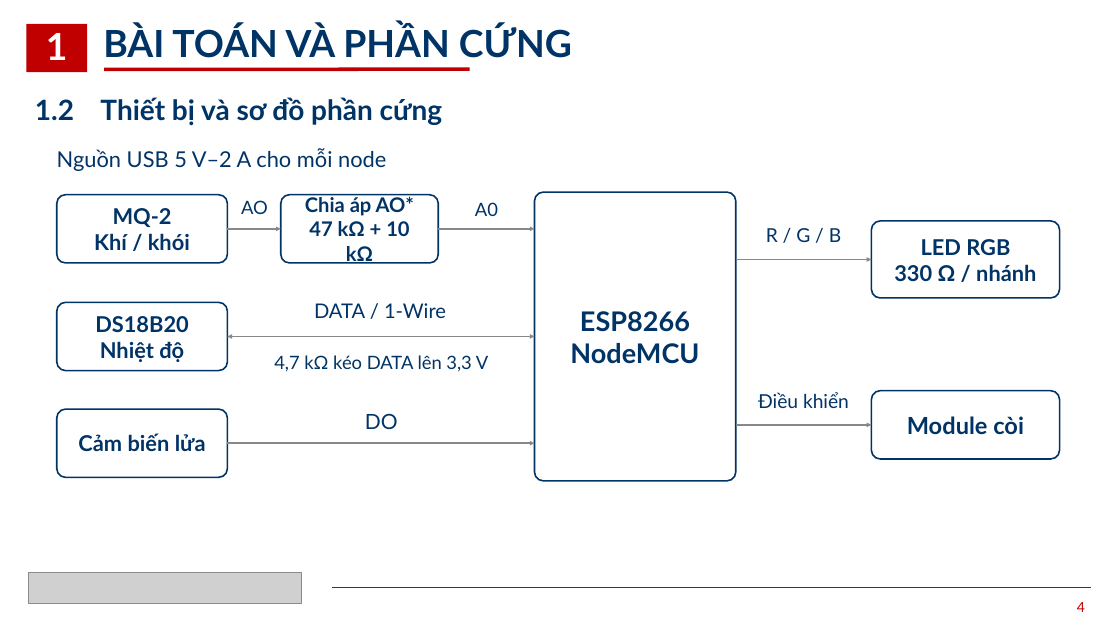
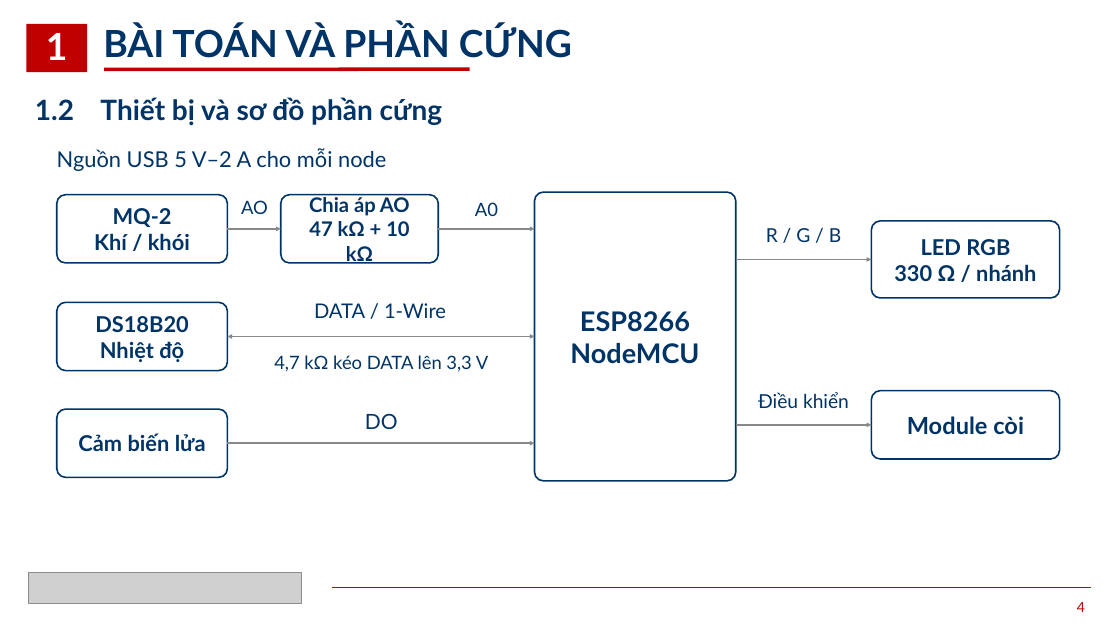
Before and after one commit to nguyenan-ptit/BTL_IOT, a slide deck: slide 4 of docs/SLIDE.pptx. Drawn at 1120x630 pixels with LibreOffice and Linux fonts; fonts in the diff are those of the drawing; grey boxes stand for pictures. Boxes give left, top, right and bottom in pixels: in the first picture for what was removed or moved away, otherwise in the second. Text is boxed around its words. In the diff, an @@ line names an element or a change of style, - is before the commit and + after.

```diff
--- a/docs/SLIDE.pptx
+++ b/docs/SLIDE.pptx
@@ text in rounded rectangle at box(309, 195, 410, 216): text changed @@
-Chia áp AO*
+Chia áp AO
```
Also in this commit, not shown: 1 other slide changed.
